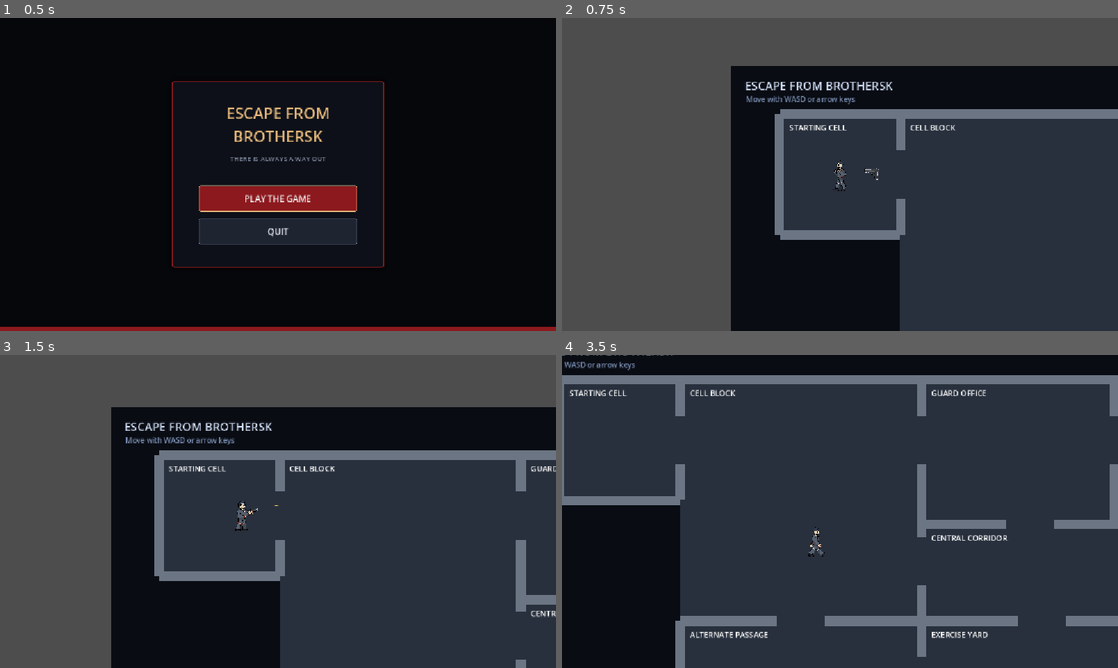
Above: before the commit, frames 1-4 (two rows, left to right).
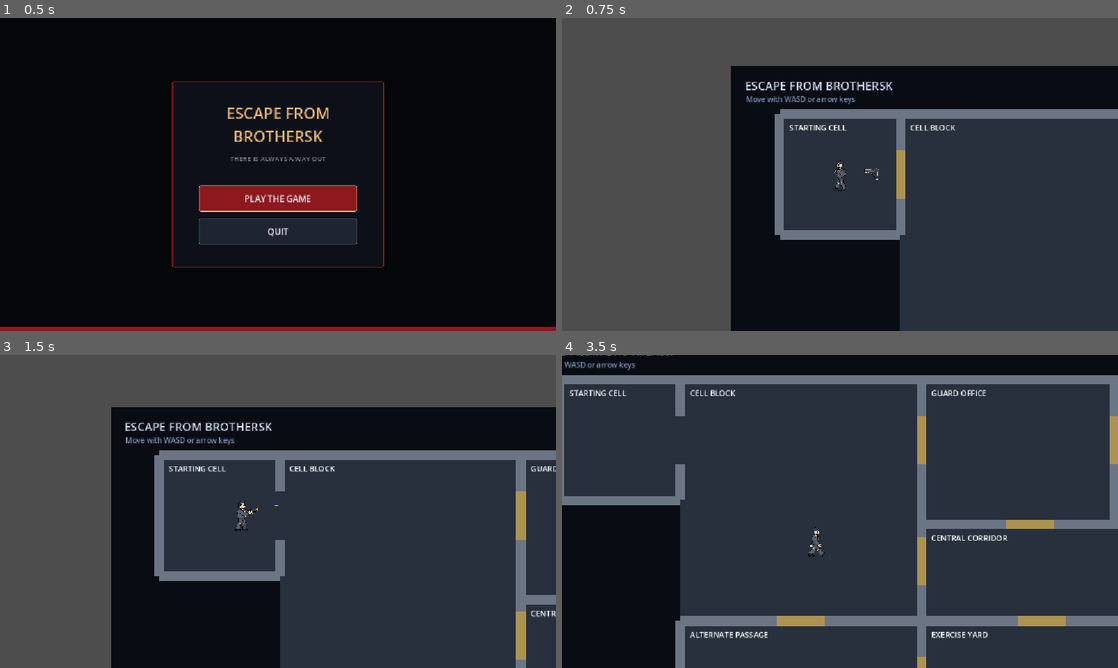
Above: after the commit, the same moments.

Repository: Lolanimus/EscapeFromBrothersk
Game: Godot game, scene res://scenes/main_menu.tscn
Two runs of this game, one before a commit and one after it. Both use one fixed random seed, a clock stepped at 60 frames per second and the inputs below.
Inputs (mouse positions are in pixels of both pictures, inside the frame that each line leads up to):
- Up to frame 1 (0.5 s): no input
- Up to frame 2 (0.75 s): click "PLAY THE GAME" at 0.5 s
- Up to frame 3 (1.5 s): tap Enter at 1.25 s; move the mouse to (400, 495) at 1.27 s; hold D (move_right) from 1.28 s (still down); tap E (interact) at 1.35 s; click (400, 495) at 1.42 s
- Up to frame 4 (3.5 s): move the mouse to (728, 527) at 2.02 s; release D (move_right) at 2.03 s; hold S (move_down) 2.03-2.78 s; click (728, 527) at 2.1 s; move the mouse to (895, 442) at 2.77 s; hold D (move_right) from 2.78 s (still down); tap E (interact) at 2.85 s

Frame 1 is identical in both runs. In frame 2, 0.3% of the frame differs, in the area x 60-62%, y 42-58%; in frame 3, 0.6%; in frame 4, 1.6%, in the area x 38-100%, y 19-100%.

Commit message:
Restore Story 03 automatic door integration

Diff:
--- a/scenes/main.tscn
+++ b/scenes/main.tscn
@@ -166,6 +166,7 @@
 position = Vector2(576, 324)
 safe_margin = 0.001
 collision_layer = 2
+collision_mask = 9
 script = ExtResource("1_player")
 
 [node name="skin" type="AnimatedSprite2D" parent="Player" unique_id=427514678]
@@ -209,6 +210,7 @@
 [node name="Enemy1" type="CharacterBody2D" parent="Enemies" groups=["police"] unique_id=1032443518]
 position = Vector2(10, -1)
 collision_layer = 2
+collision_mask = 9
 script = ExtResource("3_enemy")
 stop_distance = 40.0
 
--- a/scenes/pistol_projectile.tscn
+++ b/scenes/pistol_projectile.tscn
@@ -8,7 +8,7 @@
 
 [node name="PistolProjectile" type="Area2D" groups=["player_projectiles"]]
 collision_layer = 4
-collision_mask = 3
+collision_mask = 11
 script = ExtResource("1_projectile")
 
 [node name="CollisionShape2D" type="CollisionShape2D" parent="."]
--- a/scripts/prison_level.gd
+++ b/scripts/prison_level.gd
@@ -1,5 +1,7 @@
 class_name PrisonLevel
 extends Node2D
+
+const AUTOMATIC_DOOR_SCRIPT := preload("res://scripts/automatic_door.gd")
 
 const AREA_RECTS: Dictionary = {
 	&"starting_cell": Rect2(100.0, 100.0, 250.0, 250.0),
@@ -87,9 +89,32 @@
 	_add_wall("ExitBottom", Rect2(1450.0, 1090.0, 200.0, 20.0))
 	_add_wall("AlternatePassageLeft", Rect2(340.0, 600.0, 20.0, 200.0))
 	_add_wall("AlternatePassageBottom", Rect2(350.0, 790.0, 500.0, 20.0))
+	_add_automatic_doors()
 
 	var player := get_node("Player") as CharacterBody2D
 	player.position = Vector2(225.0, 225.0)
+
+
+func _add_automatic_doors() -> void:
+	var door_locations: Array[Dictionary] = [
+		{"position": Vector2(350.0, 225.0), "rotation": 0.0},
+		{"position": Vector2(850.0, 225.0), "rotation": 0.0},
+		{"position": Vector2(1250.0, 225.0), "rotation": 0.0},
+		{"position": Vector2(1075.0, 400.0), "rotation": 90.0},
+		{"position": Vector2(1500.0, 400.0), "rotation": 90.0},
+		{"position": Vector2(850.0, 475.0), "rotation": 0.0},
+		{"position": Vector2(600.0, 600.0), "rotation": 90.0},
+		{"position": Vector2(850.0, 725.0), "rotation": 0.0},
+		{"position": Vector2(1100.0, 600.0), "rotation": 90.0},
+		{"position": Vector2(1560.0, 600.0), "rotation": 0.0},
+		{"position": Vector2(1450.0, 850.0), "rotation": 0.0},
+	]
+	for location: Dictionary in door_locations:
+		var door := Node2D.new()
+		door.set_script(AUTOMATIC_DOOR_SCRIPT)
+		door.position = location["position"]
+		door.rotation_degrees = location["rotation"]
+		_world.add_child(door)
 
 
 func get_area_id_at(global_point: Vector2) -> StringName:
--- a/tests/test_enemy.gd
+++ b/tests/test_enemy.gd
@@ -202,13 +202,17 @@
 
 	var player := level.get_node("Player") as CharacterBody2D
 	var enemy := level.get_node("Enemies/Enemy1") as CharacterBody2D
-	player.global_position = Vector2(820.0, 475.0)
+	player.global_position = Vector2(770.0, 475.0)
 	enemy.global_position = Vector2(900.0, 475.0)
 	enemy.sight_range = 100.0
 	enemy.stop_distance = 0.0
 	enemy.speed = 160.0
 	await physics_frame
 	await physics_frame
+	Input.action_press("move_right")
+	for frame in range(10):
+		await physics_frame
+	Input.action_release("move_right")
 
 	enemy.global_position = Vector2(850.0, 475.0)
 	player.global_position = Vector2(600.0, 350.0)
--- a/tests/test_pistol.gd
+++ b/tests/test_pistol.gd
@@ -1,6 +1,7 @@
 extends SceneTree
 
 const GameplayScene := preload("res://scenes/main.tscn")
+const ProjectileScene := preload("res://scenes/pistol_projectile.tscn")
 
 var _failures := 0
 
@@ -15,6 +16,7 @@
 	await _test_pistol_projectile_kills_a_living_policeman_in_one_hit()
 	await _test_pistol_projectile_kills_a_knocked_down_policeman_in_one_hit()
 	await _test_wall_stops_projectile_before_it_reaches_policeman()
+	await _test_closed_door_blocks_projectiles_and_open_door_allows_them()
 	await _test_pistol_projectile_speed_is_configurable_and_observable()
 	await _test_player_pistol_firing_cadence_is_configurable_and_observable()
 
@@ -330,6 +332,53 @@
 	await process_frame
 
 
+func _test_closed_door_blocks_projectiles_and_open_door_allows_them() -> void:
+	var level := GameplayScene.instantiate()
+	root.add_child(level)
+	current_scene = level
+	await process_frame
+
+	var door: Node2D = null
+	for candidate: Node in get_nodes_in_group("automatic_doors"):
+		var candidate_door := candidate as Node2D
+		if candidate_door != null and candidate_door.global_position == Vector2(350.0, 225.0):
+			door = candidate_door
+			break
+	var player := level.get_node("Player") as CharacterBody2D
+	player.global_position = Vector2(200.0, 225.0)
+	var blocked_projectile := ProjectileScene.instantiate() as PistolProjectile
+	blocked_projectile.global_position = Vector2(300.0, 225.0)
+	blocked_projectile.direction = Vector2.RIGHT
+	blocked_projectile.speed = 600.0
+	level.add_child(blocked_projectile)
+	for frame in range(12):
+		await physics_frame
+	var closed_door_stopped_projectile := not is_instance_valid(blocked_projectile)
+
+	player.global_position = Vector2(290.0, 225.0)
+	for frame in range(3):
+		await physics_frame
+	player.global_position = Vector2(200.0, 225.0)
+	var open_projectile := ProjectileScene.instantiate() as PistolProjectile
+	open_projectile.global_position = Vector2(300.0, 225.0)
+	open_projectile.direction = Vector2.RIGHT
+	open_projectile.speed = 600.0
+	level.add_child(open_projectile)
+	for frame in range(8):
+		await physics_frame
+	var open_door_allowed_projectile := (
+		is_instance_valid(open_projectile) and open_projectile.global_position.x > 350.0
+	)
+
+	_expect(
+		door != null and closed_door_stopped_projectile and open_door_allowed_projectile,
+		"a closed door stops projectiles and the same open doorway allows them through"
+	)
+
+	level.queue_free()
+	await process_frame
+
+
 func _test_pistol_projectile_speed_is_configurable_and_observable() -> void:
 	var level := GameplayScene.instantiate()
 	root.add_child(level)
